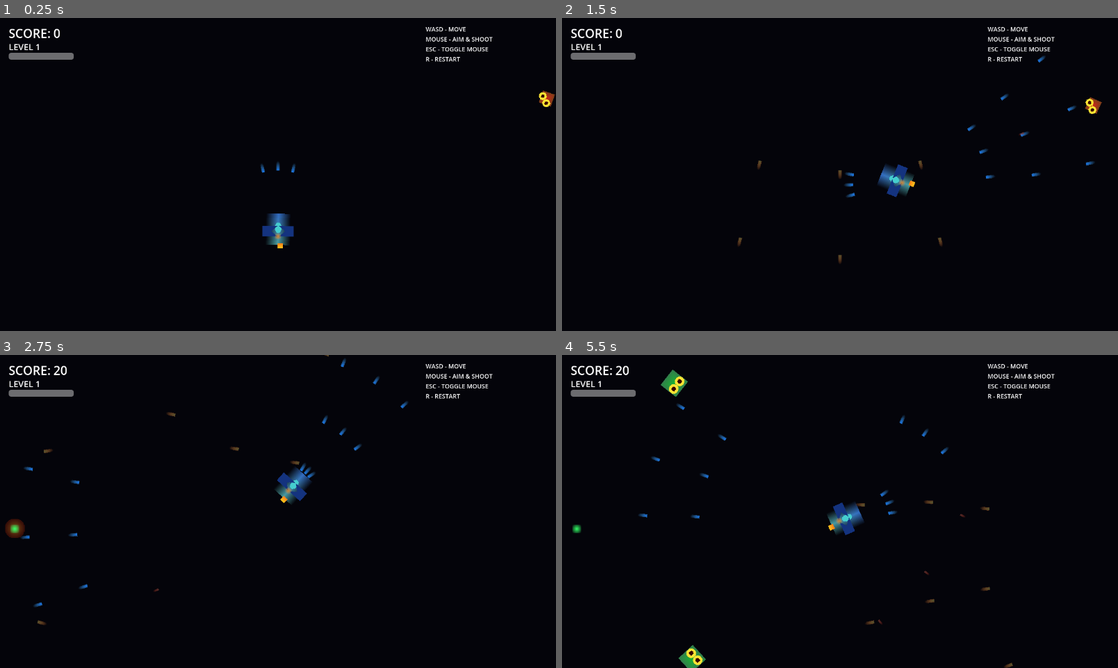
Above: before the commit, frames 1-4 (two rows, left to right).
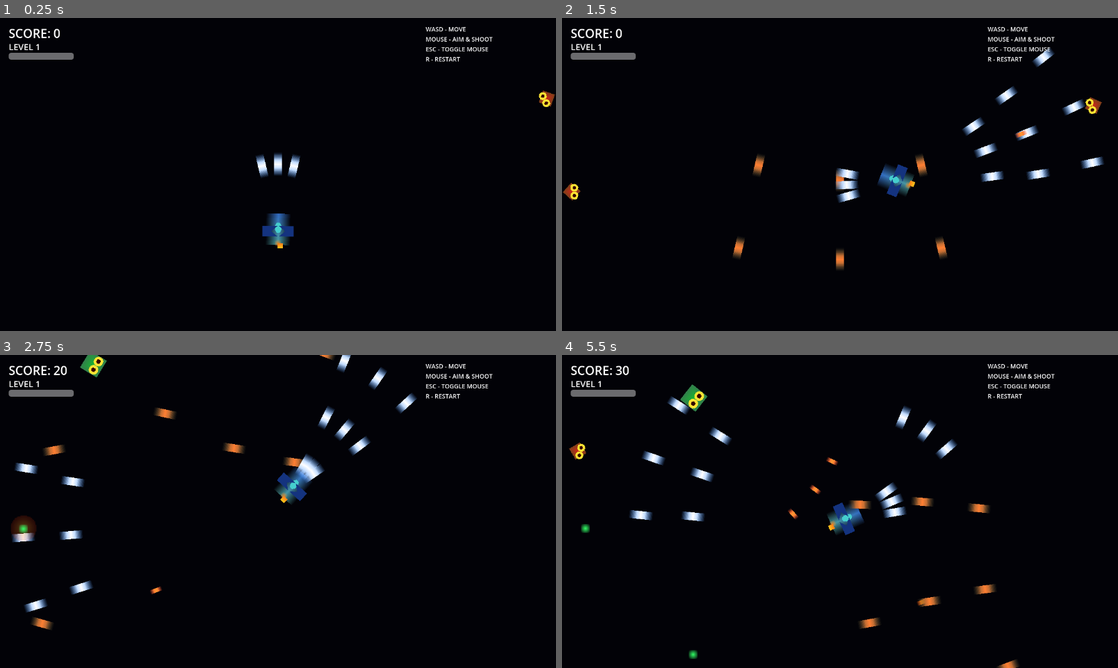
Above: after the commit, the same moments.

Repository: July-X/godot-game-one
Game: Godot game, scene res://scenes/main.tscn
Two runs of this game, one before a commit and one after it. Both use one fixed random seed, a clock stepped at 60 frames per second and the inputs below.
Inputs (mouse positions are in pixels of both pictures, inside the frame that each line leads up to):
- Up to frame 1 (0.25 s): no input
- Up to frame 2 (1.5 s): tap Enter at 0.5 s; move the mouse to (962, 158) at 0.52 s; tap R at 0.6, 1.35 s; click (962, 158) at 0.67 s; move the mouse to (728, 190) at 1.27 s; click (728, 190) at 1.42 s
- Up to frame 3 (2.75 s): move the mouse to (333, 442) at 2.02 s; tap R at 2.1 s; click (333, 442) at 2.17 s
- Up to frame 4 (5.5 s): move the mouse to (812, 574) at 2.77 s; tap R every 0.75 s from 2.85 to 5.1 s; click (812, 574) at 2.92 s; move the mouse to (1006, 558) at 3.52 s; click (1006, 558) at 3.67 s; move the mouse to (673, 464) at 4.27 s; click (673, 464) at 4.42 s; move the mouse to (867, 511) at 5.02 s; click (867, 511) at 5.17 s

The runs differ from the first frame. In frame 1, 0.3% of the frame differs, in the area x 46-54%, y 43-73%; in frame 2, 1.9%; in frame 3, 2.5%; in frame 4, 2.9%, in the area x 1-83%, y 3-100%.

Commit message:
feat: 拾取范围扩大3倍+升级改变子弹形状+加快怪物生成+修复太空背景

Diff:
--- a/scenes/entities/player.tscn
+++ b/scenes/entities/player.tscn
@@ -29,7 +29,7 @@
 radius = 12.0
 
 [sub_resource type="CircleShape2D" id="7"]
-radius = 80.0
+radius = 280.0
 
 [node name="Player" type="CharacterBody2D"]
 collision_layer = 1
--- a/scenes/main.tscn
+++ b/scenes/main.tscn
@@ -9,14 +9,6 @@
 position = Vector2(640, 360)
 
 [node name="BgColor" type="ColorRect" parent="."]
-offset_left = 0.0
-offset_top = 0.0
 offset_right = 1280.0
 offset_bottom = 720.0
-color = Color(0.015, 0.015, 0.04, 1.0)
-
-[node name="Starfield1" type="Sprite2D" parent="."]
-z_index = -2
-
-[node name="Starfield2" type="Sprite2D" parent="."]
-z_index = -1
+color = Color(0.01, 0.01, 0.03, 1.0)
--- a/scripts/bullet.gd
+++ b/scripts/bullet.gd
@@ -6,24 +6,32 @@
 var _is_player_bullet: bool = true
 var _lifetime: float = 4.0
 var _has_bounced: bool = false
+var _level: int = 1
+
+@onready var _sprite: Sprite2D = $Sprite2D
 
 func _ready() -> void:
 	connect("body_entered", _on_body_entered)
 	connect("area_entered", _on_area_entered)
 
-func setup(pos: Vector2, angle: float, damage: int, is_player: bool) -> void:
+func setup(pos: Vector2, angle: float, damage: int, is_player: bool, level: int = 1) -> void:
 	global_position = pos
 	_direction = Vector2.from_angle(angle)
 	rotation = angle + PI * 0.5
 	_damage = damage
 	_is_player_bullet = is_player
 	_has_bounced = false
+	_level = level
+	_apply_bullet_appearance()
+
+func _apply_bullet_appearance() -> void:
 	if _is_player_bullet:
-		$Sprite2D.modulate = Color(0.3, 0.7, 1.0, 1.0)
-		$Sprite2D.scale = Vector2(0.8, 0.8) + Vector2.ONE * min(damage * 0.15, 1.0)
+		_sprite.texture = SpriteFactory.create_bullet_sprite(true, _level)
+		var scale_val: float = 1.0 + min(_damage * 0.15, 1.5)
+		_sprite.scale = Vector2(scale_val, scale_val)
 	else:
-		$Sprite2D.modulate = Color(1.0, 0.3, 0.2, 0.9)
-		$Sprite2D.scale = Vector2(0.6, 0.6)
+		_sprite.texture = SpriteFactory.create_bullet_sprite(false, 1)
+		_sprite.scale = Vector2(0.8, 0.8)
 
 func _physics_process(delta: float) -> void:
 	global_position += _direction * _speed * delta
@@ -52,15 +60,14 @@
 			bounced = true
 		if bounced:
 			_has_bounced = true
-			## 反弹后加速 + 变色
 			_speed *= 1.3
+			_direction = _direction.normalized()
 			rotation = _direction.angle() + PI * 0.5
 			if _is_player_bullet:
-				$Sprite2D.modulate = Color(1.0, 0.5, 0.2, 1.0)
+				_sprite.modulate = Color(1.0, 0.5, 0.2, 1.0)
 			else:
-				$Sprite2D.modulate = Color(1.0, 1.0, 0.3, 1.0)
+				_sprite.modulate = Color(1.0, 1.0, 0.3, 1.0)
 	else:
-		## 反弹后出屏即销毁
 		var screen2 := get_viewport_rect().size
 		if global_position.x < -20 or global_position.x > screen2.x + 20 or global_position.y < -20 or global_position.y > screen2.y + 20:
 			queue_free()
--- a/scripts/main.gd
+++ b/scripts/main.gd
@@ -8,10 +8,9 @@
 var _hud: Node = null
 var _enemy_spawn_timer: float = 0.0
 var _difficulty_timer: float = 0.0
-var _bg_scroll: float = 0.0
+var _stars: Array[Node2D] = []
 
-@onready var _bg1: Sprite2D = $Starfield1
-@onready var _bg2: Sprite2D = $Starfield2
+@onready var _bg_color: ColorRect = $BgColor
 
 func _ready() -> void:
 	Input.mouse_mode = Input.MOUSE_MODE_VISIBLE
@@ -22,14 +21,46 @@
 	GameState.level_changed.connect(_on_level_up)
 
 func _create_starfield() -> void:
-	## 生成 1280x720 的星空纹理，直接铺满全屏
-	if _bg1:
-		_bg1.texture = SpriteFactory.create_star_field(1280, 720, 500)
-		_bg1.position = Vector2(640, 360)
-	if _bg2:
-		_bg2.texture = SpriteFactory.create_star_field(1280, 720, 200)
-		_bg2.position = Vector2(640, 360)
-		_bg2.modulate = Color(0.5, 0.5, 0.7, 0.4)
+	## 全屏底色
+	if _bg_color:
+		_bg_color.color = Color(0.01, 0.01, 0.03, 1.0)
+		_bg_color.size = Vector2(1280, 720)
+		_bg_color.position = Vector2(0, 0)
+	## 生成星星节点
+	for i in range(300):
+		var star := Sprite2D.new()
+		var brightness: float = randf_range(0.3, 1.0)
+		var pix_size: int = 1 if randf() < 0.7 else 2
+		var img := Image.create(pix_size, pix_size, false, Image.FORMAT_RGBA8)
+		img.fill(Color(brightness, brightness, brightness * 1.2, randf_range(0.4, 1.0)))
+		var tex := ImageTexture.create_from_image(img)
+		star.texture = tex
+		star.position = Vector2(randf_range(0, 1280), randf_range(0, 720))
+		star.z_index = -10
+		add_child(star)
+		_stars.append(star)
+	## 生成星云
+	for i in range(8):
+		var nebula := Sprite2D.new()
+		var neb_size: int = randi_range(40, 100)
+		var neb_img := Image.create(neb_size, neb_size, false, Image.FORMAT_RGBA8)
+		var nc_r: float = randf_range(0.1, 0.3)
+		var nc_g: float = randf_range(0.05, 0.15)
+		var nc_b: float = randf_range(0.2, 0.4)
+		for y in range(neb_size):
+			for x in range(neb_size):
+				var dx: float = float(x - neb_size / 2) / (neb_size / 2.0)
+				var dy: float = float(y - neb_size / 2) / (neb_size / 2.0)
+				var d: float = sqrt(dx * dx + dy * dy)
+				if d < 1.0:
+					var a: float = (1.0 - d) * 0.03
+					neb_img.set_pixel(x, y, Color(nc_r, nc_g, nc_b, a))
+		var neb_tex := ImageTexture.create_from_image(neb_img)
+		nebula.texture = neb_tex
+		nebula.position = Vector2(randf_range(0, 1280), randf_range(0, 720))
+		nebula.z_index = -5
+		add_child(nebula)
+		_stars.append(nebula)
 
 func _spawn_player() -> void:
 	_player = _player_scene.instantiate()
@@ -46,21 +77,21 @@
 		return
 
 	## 星空缓慢滚动
-	_bg_scroll += delta * 15.0
-	if _bg1:
-		_bg1.position.y = 360.0 + sin(_bg_scroll * 0.01) * 20.0
-	if _bg2:
-		_bg2.position.y = 360.0 + cos(_bg_scroll * 0.007) * 15.0
+	for star in _stars:
+		star.position.y += delta * 8.0
+		if star.position.y > 740:
+			star.position.y = -20.0
+			star.position.x = randf_range(0, 1280)
 
-	## 敌人生成
+	## 敌人生成 — 加快速率
 	_enemy_spawn_timer -= delta
 	if _enemy_spawn_timer <= 0:
 		_spawn_enemy()
-		_enemy_spawn_timer = max(1.8 - GameState.level * 0.08, 0.3)
+		_enemy_spawn_timer = max(1.2 - GameState.level * 0.06, 0.2)
 
 	## 难度递增
 	_difficulty_timer += delta
-	if _difficulty_timer > 12.0:
+	if _difficulty_timer > 8.0:
 		_difficulty_timer = 0.0
 		_spawn_enemy()
 
--- a/scripts/player.gd
+++ b/scripts/player.gd
@@ -5,7 +5,6 @@
 @export var move_speed: float = 260.0
 @export var acceleration: float = 1000.0
 @export var friction: float = 500.0
-@export var pickup_radius: float = 80.0
 @export var mouse_sensitivity: float = 0.0008
 @export var mouse_smoothing: float = 0.08
 
@@ -15,11 +14,10 @@
 var _explosion_scene = preload("res://scenes/effects/explosion.tscn")
 var _yaw_velocity: float = 0.0
 var _pitch_velocity: float = 0.0
-var _current_speed: float = 0.0
 var _walk_cycle: float = 0.0
 var _head_bob_timer: float = 0.0
-var _is_moving: bool = false
 var _pitch: float = 0.0
+var _pickup_radius: float = 280.0
 
 @onready var _sprite: Sprite2D = $Sprite2D
 @onready var _muzzle_flash: Sprite2D = $MuzzleFlash
@@ -29,13 +27,11 @@
 func _ready() -> void:
 	_muzzle_flash.visible = false
 	_update_appearance()
+	_update_pickup_radius()
 	if _pickup_area:
 		_pickup_area.body_entered.connect(_on_pickup_body_entered)
-		if _pickup_area.get_child_count() > 0:
-			_pickup_area.get_child(0).shape.radius = pickup_radius
 
 func _update_appearance() -> void:
-	## 根据升级等级改变外观
 	var level: int = GameState.shoot_level
 	if _sprite:
 		_sprite.texture = SpriteFactory.create_player_sprite(level)
@@ -43,6 +39,12 @@
 		var glow_intensity: float = 1.0 + level * 0.3
 		_engine_glow.modulate = Color(1.0, 0.6, 0.2, 0.6 * glow_intensity)
 		_engine_glow.scale = Vector2(1.0 + level * 0.15, 1.0 + level * 0.15)
+
+func _update_pickup_radius() -> void:
+	## 拾取范围 = 3倍飞机模型大小（飞机约64宽，3倍=192，取280留余量）
+	_pickup_radius = 280.0
+	if _pickup_area and _pickup_area.get_child_count() > 0:
+		_pickup_area.get_child(0).shape.radius = _pickup_radius
 
 func _unhandled_input(event: InputEvent) -> void:
 	if event is InputEventMouseMotion and GameState.game_running:
@@ -61,51 +63,41 @@
 	_shoot_timer -= delta
 	_invincible_timer = max(_invincible_timer - delta, 0.0)
 
-	## 鼠标视角（平滑插值）
 	rotate(_yaw_velocity)
 	_pitch = clamp(_pitch + _pitch_velocity, -PI * 0.4, PI * 0.4)
 	_yaw_velocity *= 0.8
 	_pitch_velocity *= 0.8
 
-	## 输入
 	var mouse_pos := get_global_mouse_position()
 	var to_mouse: Vector2 = global_position.direction_to(mouse_pos)
 	var mouse_dist: float = global_position.distance_to(mouse_pos)
 
-	## 鼠标方向移动
 	if mouse_dist > 20.0:
 		var speed_ratio: float = clamp(mouse_dist / 250.0, 0.05, 1.0)
 		var target_vel: Vector2 = to_mouse * move_speed * speed_ratio
 		velocity = velocity.lerp(target_vel, acceleration * delta / move_speed)
-		_is_moving = true
 	else:
 		velocity = velocity.move_toward(Vector2.ZERO, friction * delta)
-		_is_moving = false
 
 	move_and_slide()
 
-	## 屏幕边缘反弹（不死亡）
+	## 屏幕边缘反弹
 	var screen_size := get_viewport_rect().size
 	var margin: float = 24.0
-	var bounced: bool = false
 	if global_position.x < margin:
 		global_position.x = margin
 		velocity.x = abs(velocity.x) * 0.5
-		bounced = true
 	elif global_position.x > screen_size.x - margin:
 		global_position.x = screen_size.x - margin
 		velocity.x = -abs(velocity.x) * 0.5
-		bounced = true
 	if global_position.y < margin:
 		global_position.y = margin
 		velocity.y = abs(velocity.y) * 0.5
-		bounced = true
 	elif global_position.y > screen_size.y - margin:
 		global_position.y = screen_size.y - margin
 		velocity.y = -abs(velocity.y) * 0.5
-		bounced = true
-
-	## 朝向鼠标（平滑转向）
+
+	## 朝向鼠标
 	var target_angle: float = global_position.angle_to_point(mouse_pos) + PI * 0.5
 	var angle_diff: float = wrapf(target_angle - rotation, -PI, PI)
 	rotation += angle_diff * 8.0 * delta
@@ -118,7 +110,7 @@
 	_try_pickup_nearby()
 
 	## 行走动画
-	if _is_moved_recently():
+	if velocity.length() > 10.0:
 		_walk_cycle += delta * 8.0
 		_head_bob_timer += delta * 4.0
 		_update_walk_animation()
@@ -131,21 +123,17 @@
 	else:
 		_sprite.modulate.a = 1.0
 
-func _is_moved_recently() -> bool:
-	return velocity.length() > 10.0
-
-func _update_walk_animation() -> float:
+func _update_walk_animation() -> void:
 	var swing: float = sin(_walk_cycle) * 0.02
 	var bounce: float = abs(sin(_walk_cycle)) * 0.01
 	_sprite.rotation = swing
 	if _engine_glow:
-		_engine_glow.position.y = 16.0 + bounce * 20.0
-	return bounce
+		_engine_glow.position.y = 32.0 + bounce * 20.0
 
 func _reset_pose() -> void:
 	_sprite.rotation = 0.0
 	if _engine_glow:
-		_engine_glow.position.y = 16.0
+		_engine_glow.position.y = 32.0
 
 func _shoot() -> void:
 	_shoot_timer = GameState.get_shoot_cooldown()
@@ -155,6 +143,7 @@
 	var base_angle: float = global_position.angle_to_point(mouse_pos)
 	var bullet_count: int = GameState.get_bullet_count()
 	var spread: float = deg_to_rad(GameState.get_bullet_spread_angle())
+	var level: int = GameState.shoot_level
 
 	var start_angle: float = base_angle - spread * 0.5
 	var step: float = spread / max(bullet_count - 1, 1)
@@ -163,7 +152,7 @@
 		var bullet_angle: float = start_angle + step * i
 		var bullet := _bullet_scene.instantiate()
 		get_tree().current_scene.add_child(bullet)
-		bullet.setup(global_position + Vector2.from_angle(bullet_angle) * 20, bullet_angle, GameState.get_bullet_damage(), true)
+		bullet.setup(global_position + Vector2.from_angle(bullet_angle) * 24, bullet_angle, GameState.get_bullet_damage(), true, level)
 
 	if _muzzle_flash:
 		_muzzle_flash.visible = true
@@ -174,7 +163,7 @@
 func _try_pickup_nearby() -> void:
 	var powerups := get_tree().get_nodes_in_group("powerups")
 	for pu in powerups:
-		if pu.is_inside_tree() and global_position.distance_to(pu.global_position) < pickup_radius:
+		if pu.is_inside_tree() and global_position.distance_to(pu.global_position) < _pickup_radius:
 			if pu.has_method("collect"):
 				pu.collect()
 
@@ -206,7 +195,7 @@
 
 func on_level_up() -> void:
 	_update_appearance()
-	## 升级特效
+	_update_pickup_radius()
 	var tween := create_tween()
 	tween.set_loops(3)
 	tween.tween_property(_sprite, "modulate", Color(1.5, 1.5, 1.5, 1.0), 0.1)
--- a/scripts/sprite_factory.gd
+++ b/scripts/sprite_factory.gd
@@ -112,7 +112,7 @@
 					if dx * dx + dy * dy <= (r / 2) * (r / 2):
 						img.set_pixel(px, py, Color(0.2, 0.0, 0.0, 1.0))
 
-func create_bullet_sprite(is_player: bool) -> ImageTexture:
+func create_bullet_sprite(is_player: bool, level: int = 1) -> ImageTexture:
 	var size: int = 16 if is_player else 12
 	var h: int = size * 3
 	var img := Image.create(size, h, false, Image.FORMAT_RGBA8)
@@ -123,9 +123,30 @@
 			var t: float = 1.0 - abs(y - cy) / float(cy)
 			var alpha: float = clamp(t * 1.5, 0.0, 1.0)
 			if is_player:
-				img.set_pixel(x, y, Color(0.3 + t * 0.7, 0.6 + t * 0.4, 1.0, alpha))
+				## 随等级变化：蓝→青→紫→金
+				var r: float
+				var g: float
+				var b: float
+				if level <= 1:
+					r = 0.3 + t * 0.7; g = 0.6 + t * 0.4; b = 1.0
+				elif level <= 2:
+					r = 0.1 + t * 0.3; g = 0.8 + t * 0.2; b = 0.9
+				elif level <= 3:
+					r = 0.6 + t * 0.4; g = 0.2 + t * 0.3; b = 0.9
+				else:
+					r = 1.0; g = 0.8 + t * 0.2; b = 0.2
+				img.set_pixel(x, y, Color(r, g, b, alpha))
 			else:
 				img.set_pixel(x, y, Color(1.0, 0.3 + t * 0.3, 0.2, alpha))
+	## 等级3+ 添加核心亮线
+	if is_player and level >= 3:
+		for y in range(h):
+			var t: float = 1.0 - abs(y - cy) / float(cy)
+			var alpha: float = clamp(t * 3.0, 0.0, 1.0)
+			img.set_pixel(size / 2, y, Color(1.0, 1.0, 1.0, alpha))
+			if level >= 4:
+				img.set_pixel(size / 2 - 1, y, Color(1.0, 1.0, 0.8, alpha * 0.5))
+				img.set_pixel(size / 2 + 1, y, Color(1.0, 1.0, 0.8, alpha * 0.5))
 	var tex := ImageTexture.create_from_image(img)
 	return tex
 
